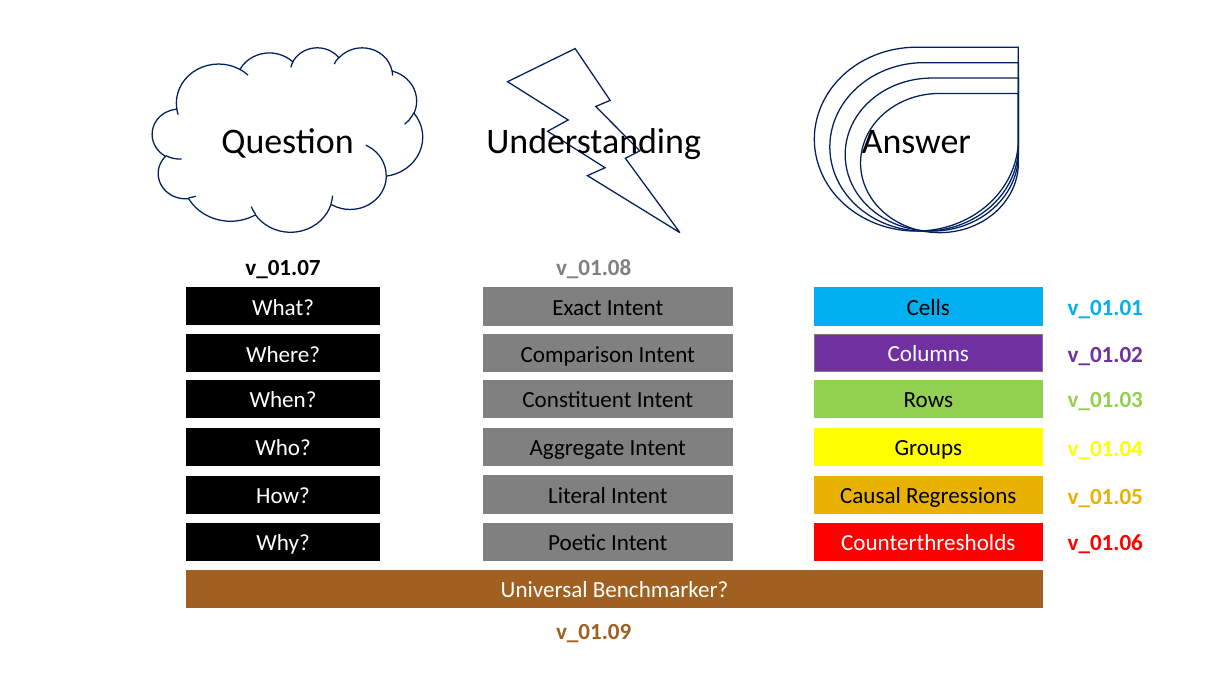
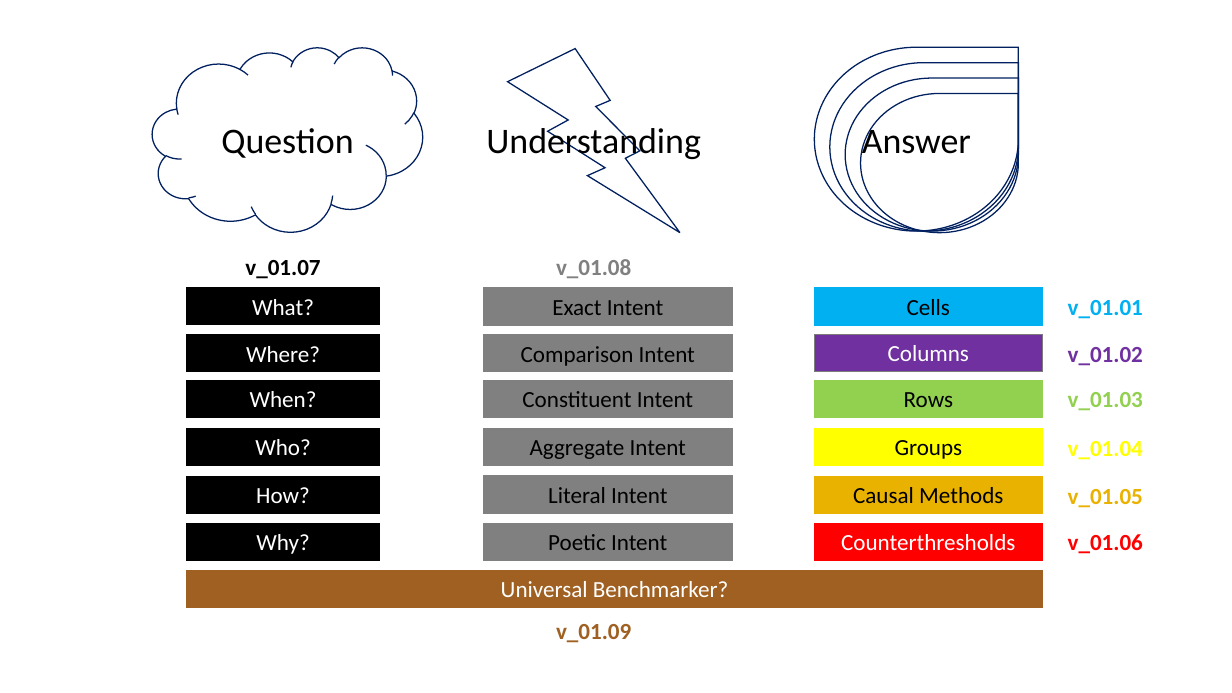
Before and after one commit to Scarlett-Pimpernell/Obsidian-Anchor-Database, a slide deck: slide 1 of Obsidian_Structured_Data_Search_Engine/Obsidian_SDSE_Plan_Phase_01.pptx. Drawn at 1232x693 pixels with LibreOffice and Linux fonts; fonts in the diff are those of the drawing. Boxes give left, top, right and bottom in pixels: in the first picture for what was removed or moved away, otherwise in the second. Text is boxed around its words. In the diff, an @@ line names an element or a change of style, - is before the commit and + after.

```diff
--- a/Obsidian_Structured_Data_Search_Engine/Obsidian_SDSE_Plan_Phase_01.pptx
+++ b/Obsidian_Structured_Data_Search_Engine/Obsidian_SDSE_Plan_Phase_01.pptx
@@ text in rectangle at (x1=853, y1=487, x2=1003, y2=503): text changed @@
-Causal Regressions
+Causal Methods
```
Also in this commit, not shown: 1 other file.
